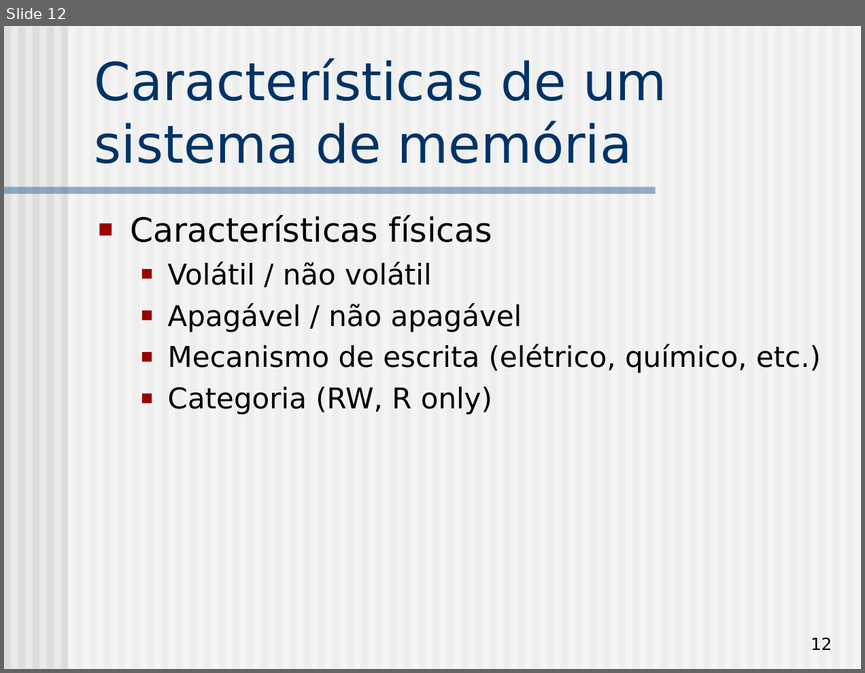
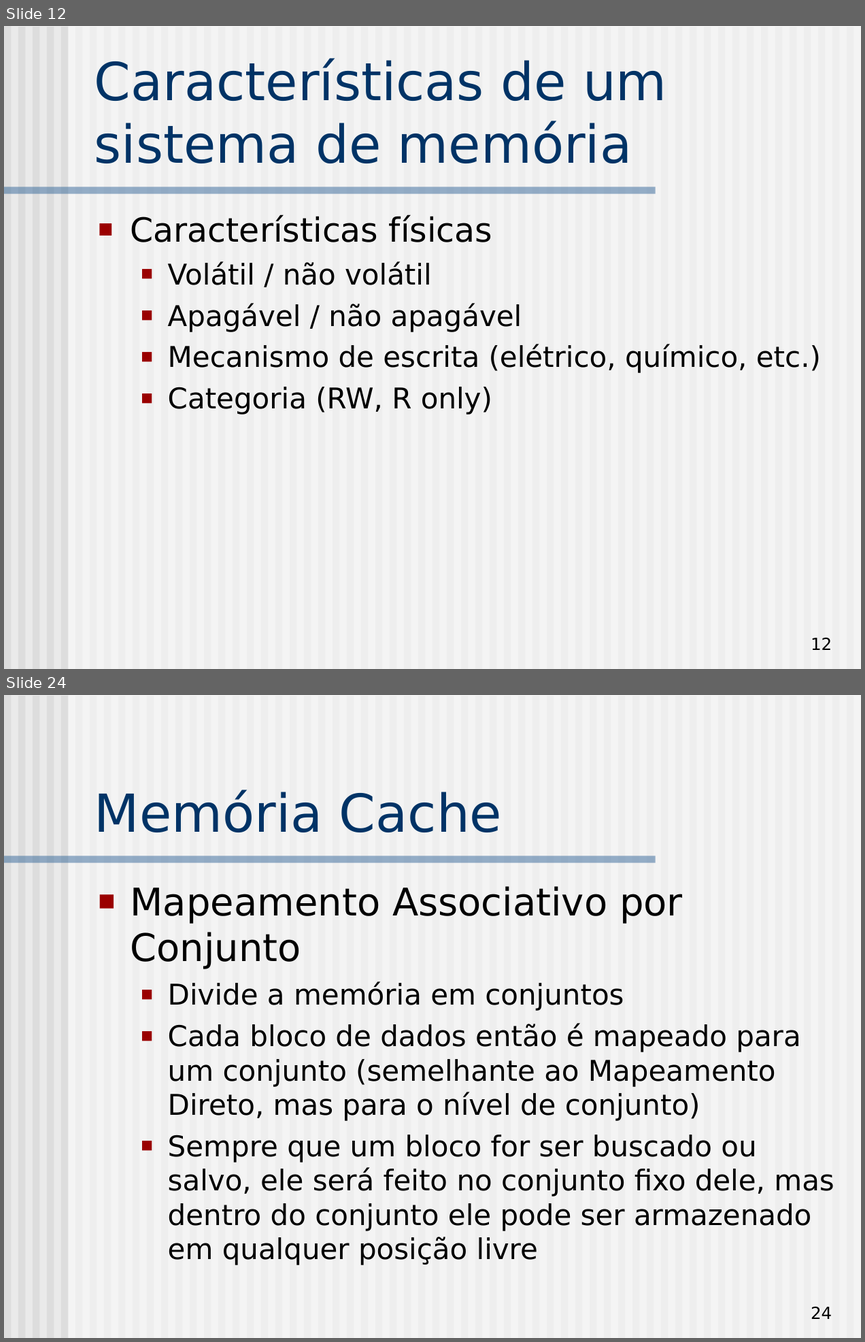
Before and after one commit to simoesusp/SSC0511-Organizacao-de-Computadores-Digitais, a slide deck: Memoria.ppt. Shown one above the other, each under a label of ours: slide 12 before the commit, slides 12 and 24 after it; the slides between them are not shown. The pictures are 865x673 and 865x1342 pixels, drawn with LibreOffice and Linux fonts; fonts in the diff are those of the drawing. Boxes give left, top, right and bottom in pixels: in the first picture for what was removed or moved away, otherwise in the second. Text is boxed around its words. In the diff, an @@ line names an element or a change of style, - is before the commit and + after.

```diff
--- a/Memoria.ppt
+++ b/Memoria.ppt
@@ slide 24 added at bbox=[4, 695, 861, 1338], background #EAEAEA; not listed: 62 template elements that a slide beside it also shows @@
@@ title added at bbox=[94, 790, 502, 832], 44 pt, text #003366 @@
+Memória Cache
@@ text added at bbox=[130, 886, 834, 1265], 24 pt, text #000000 @@
+■ Mapeamento Associativo por Conjunto
+  ■ Divide a memória em conjuntos
+  ■ Cada bloco de dados então é mapeado para um conjunto (semelhante ao Mapeamento Direto, mas para o nível de conjunto)
+  ■ Sempre que um bloco for ser buscado ou salvo, ele será feito no conjunto fixo dele, mas dentro do conjunto ele pode ser armazenado em qualquer posição livre
@@ page number added at bbox=[810, 1306, 832, 1319], 14 pt, text #000000 @@
+24
```
Also in this commit, not shown: 1 slide changed, 13 other slides added.
